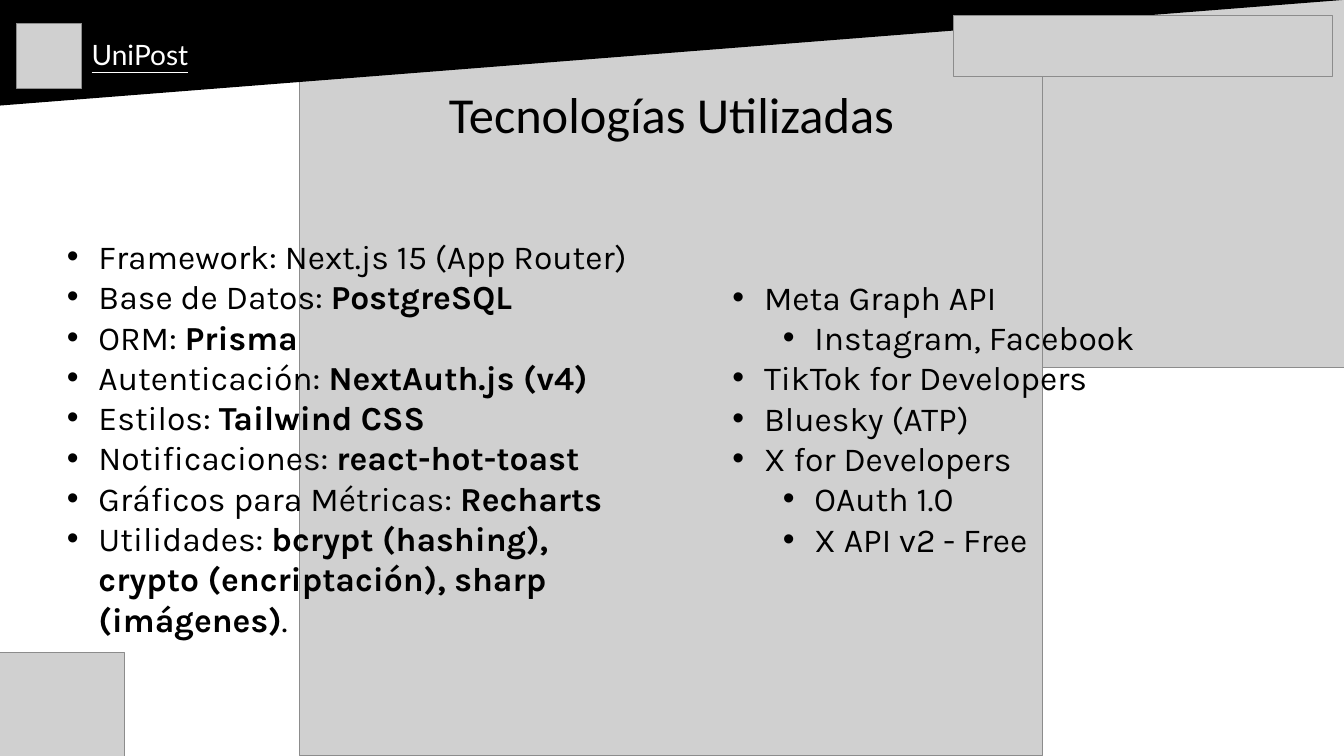
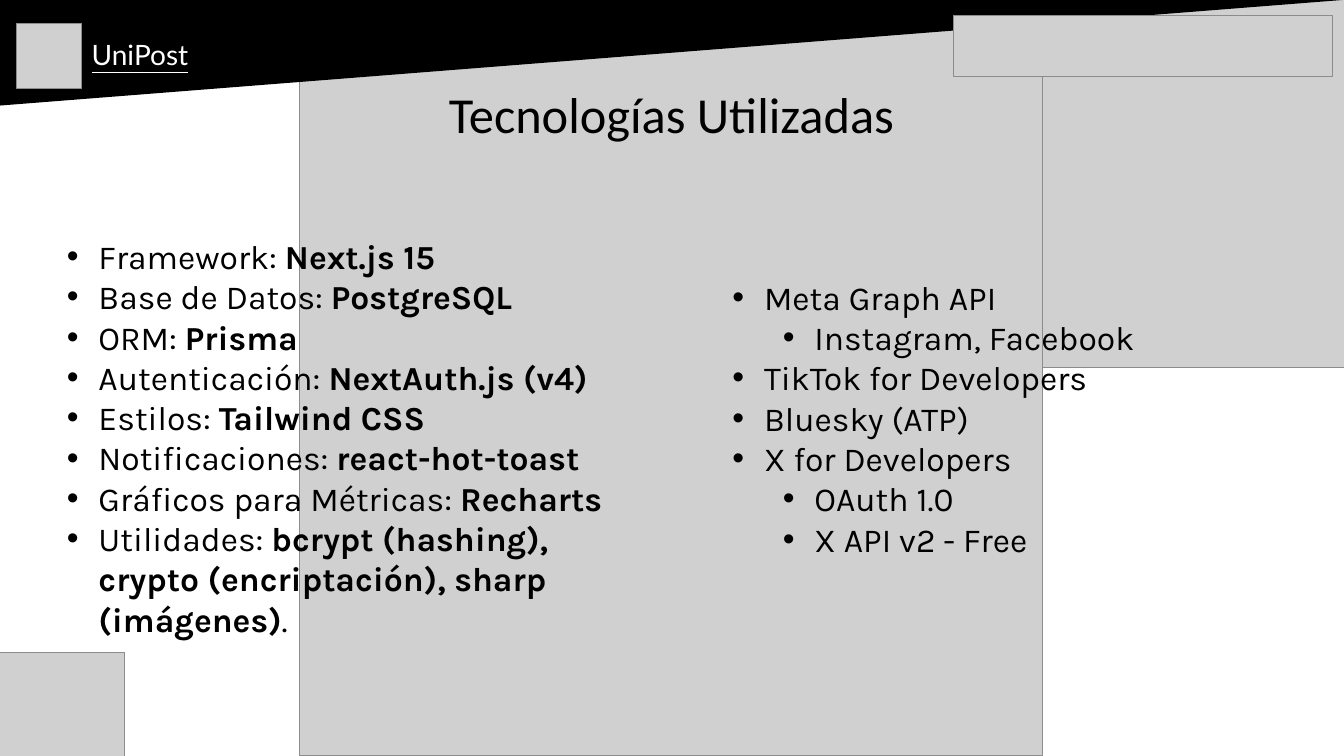
Before and after one commit to vitosos/UniPost-Oficial, a slide deck: slide 21 of Fase3/Evidencias_Grupales/Presentacion Final.pptx (slide 20 before the commit). Drawn at 1344x756 pixels with LibreOffice and Linux fonts; fonts in the diff are those of the drawing; grey boxes stand for pictures; background and template pictures are left out. Boxes give left, top, right and bottom in pixels: in the first picture for what was removed or moved away, otherwise in the second. Text is boxed around its words. In the diff, an @@ line names an element or a change of style, - is before the commit and + after.

```diff
--- a/Fase3/Evidencias_Grupales/Presentacion Final.pptx
+++ b/Fase3/Evidencias_Grupales/Presentacion Final.pptx
@@ text at bbox=[98, 239, 435, 278]: text changed @@
-• Framework: Next.js 15 (App Router)
+• Framework: Next.js 15
```
Also in this commit, not shown: 1 other slide changed, 1 slide added, 10 other files.
